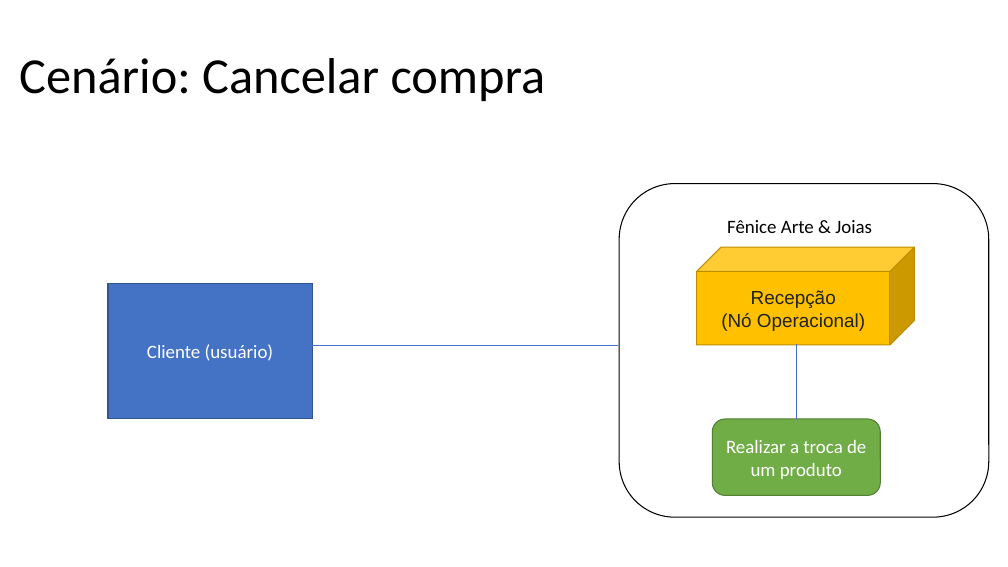
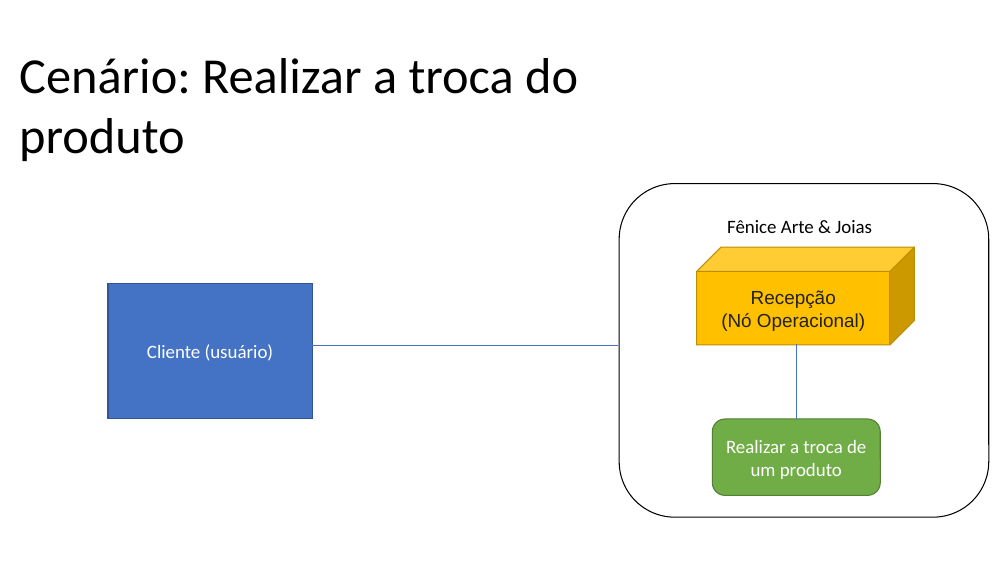
Before and after one commit to brendonimpacta/OPE_RequestSolved, a slide deck: slide 4 of 15. Arquitetura de Negócio para cada Cenário.pptx. Drawn at 1008x567 pixels with LibreOffice and Linux fonts; fonts in the diff are those of the drawing. Boxes give left, top, right and bottom in pixels: in the first picture for what was removed or moved away, otherwise in the second. Text is boxed around its words. In the diff, an @@ line names an element or a change of style, - is before the commit and + after.

```diff
--- a/15. Arquitetura de Negócio para cada Cenário.pptx
+++ b/15. Arquitetura de Negócio para cada Cenário.pptx
@@ text at (19, 58, 578, 161): text changed @@
-Cenário: Cancelar compra
+Cenário: Realizar a troca do produto
```
